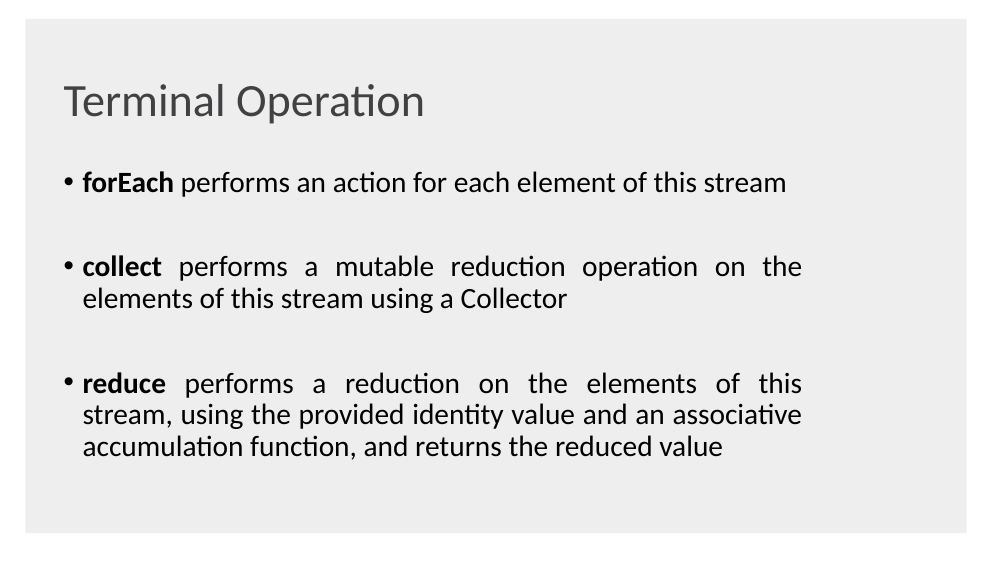
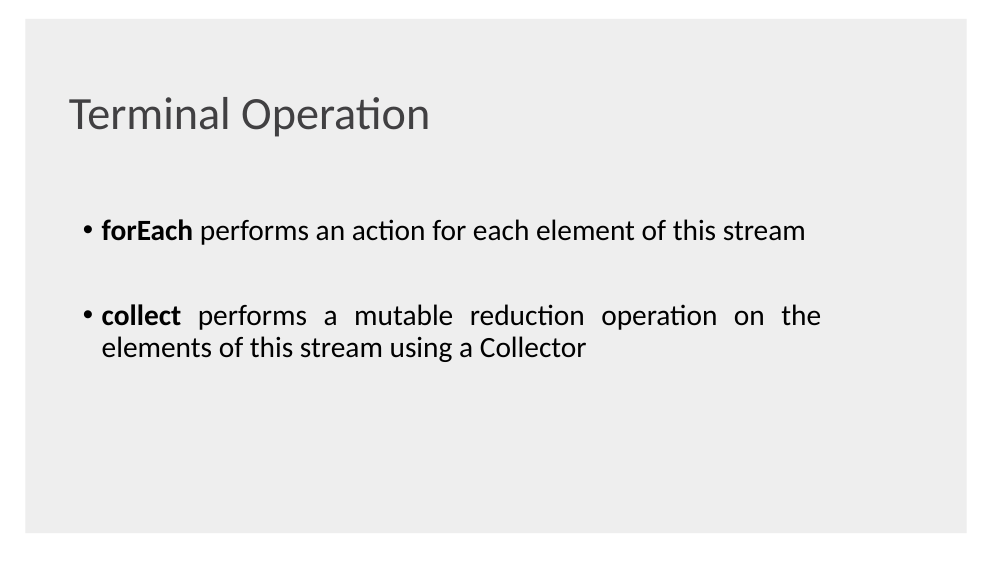
Before and after one commit to shaojie-xu-kp/Java8_lunch_learn, a slide deck: slide 20 of Java 8 & TDP.pptx. Drawn at 1008x567 pixels with LibreOffice and Linux fonts; fonts in the diff are those of the drawing; background and template pictures are left out. Boxes give left, top, right and bottom in pixels: in the first picture for what was removed or moved away, otherwise in the second. Text is boxed around its words. In the diff, an @@ line names an element or a change of style, - is before the commit and + after.

```diff
--- a/Java 8 & TDP.pptx
+++ b/Java 8 & TDP.pptx
@@ text "Terminal Operation": place and size @@
-text "Terminal Operation" at [64,84,425,124]
+text "Terminal Operation" at [69,97,430,137]
@@ text "forEach performs an action for ...": place and size @@
-text "forEach performs an action for ..." at [83,171,802,460]
+text "forEach performs an action for ..." at [102,219,821,362]
@@ text at [83,372,802,460]: paragraph removed @@
-• reduce performs a reduction on the elements of this stream, using the provided identity value and an associative accumulation function, and returns the reduced value
```
Also in this commit, not shown: 4 other slides changed, 1 slide added.
